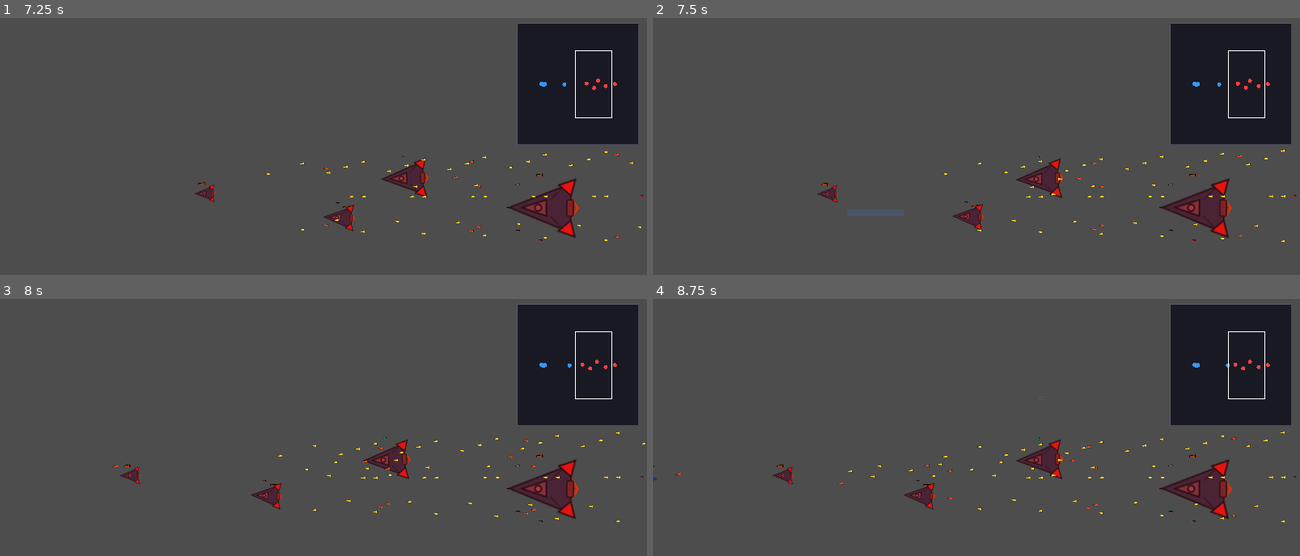
Above: before the commit, frames 1-4 (two rows, left to right).
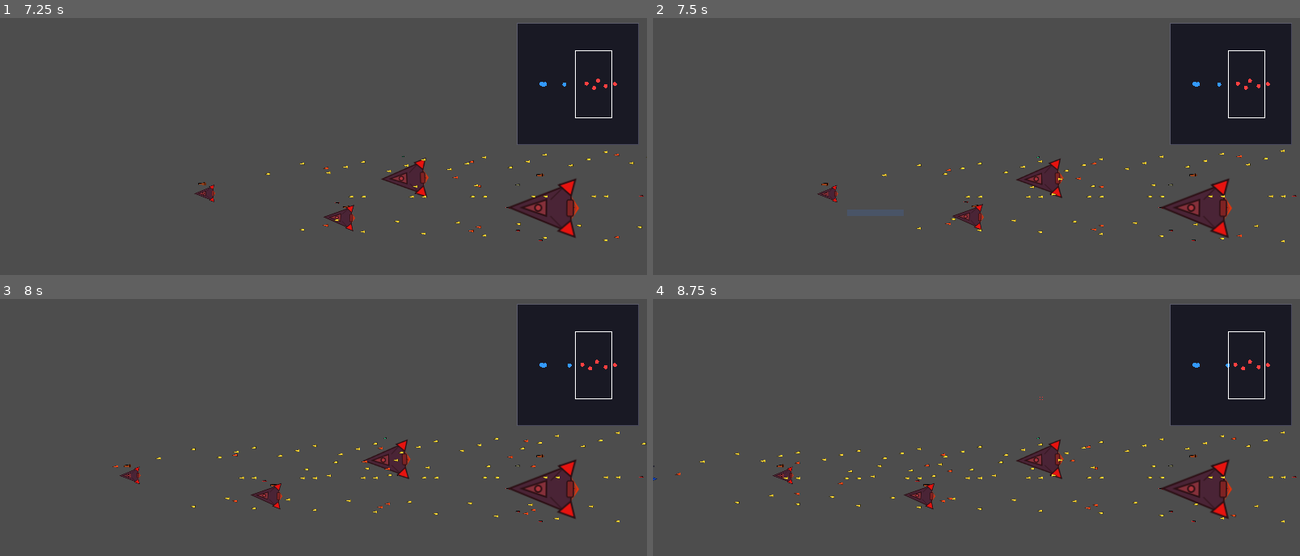
Above: after the commit, the same moments.

Repository: ZhanXuzhao/SpaceRTS
Game: Godot game, scene res://scenes/main.tscn
Two runs of this game, one before a commit and one after it. Both use one fixed random seed, a clock stepped at 60 frames per second and the inputs below.
Inputs (mouse positions are in pixels of both pictures, inside the frame that each line leads up to):
- Up to frame 1 (7.25 s): tap Enter at 0.5, 4.25 s; move the mouse to (465, 179) at 0.52 s; hold W 0.53-1.25 s; tap R at 0.6, 5.1 s; click (465, 179) at 0.67 s; tap Space at 1.25, 5 s; drag from (194, 215) to (291, 269) at 1.27 s; move the mouse to (388, 118) at 2.02 s; hold W 2.03-2.75 s; tap H at 2.1, 6.6 s; drag from (291, 269) to (129, 143) at 2.77 s; move the mouse to (517, 251) at 3.52 s; hold A 3.53-4.25 s; tap 9 at 3.6 s; drag from (129, 143) to (226, 105) at 4.27 s; move the mouse to (355, 197) at 5.02 s; hold A 5.03-5.75 s; click (355, 197) at 5.17 s; drag from (226, 105) to (640, 154) at 5.77 s; move the mouse to (465, 179) at 6.52 s; hold W from 6.53 s (still down)
- Up to frame 2 (7.5 s): release W at 7.25 s; drag from (847, 215) to (1015, 197) at 7.27 s
- Up to frame 3 (8 s): no input
- Up to frame 4 (8.75 s): move the mouse to (1041, 399) at 8.02 s; hold A from 8.03 s (still down); tap 9 at 8.1 s

Frame 1 is identical in both runs. In frame 2, less than 0.1% of the frame differs, in the area x 35-51%, y 56-83%; in frame 3, less than 0.1%; in frame 4, 0.2%, in the area x 7-51%, y 57-82%.

Commit message:
fix: _ready 覆盖 setup 设置的 _lifetime，导致所有弹体寿命固定3s

Diff:
--- a/scripts/projectile.gd
+++ b/scripts/projectile.gd
@@ -26,14 +26,13 @@
 ## 弹体生命值（PD可消耗）
 var hp: float = 5.0
 
-var _lifetime: float
+var _lifetime: float = 3.0  # 默认值，setup() 会覆盖
 var _sprite: Sprite2D
 
 const CFG = preload("res://scripts/game_config.gd")
 
 
 func _ready() -> void:
-	_lifetime = CFG.PROJECTILE_LIFETIME  # fallback
 	add_to_group("projectiles")
 	_sprite = $Sprite2D
 	_sprite.self_modulate = projectile_color
